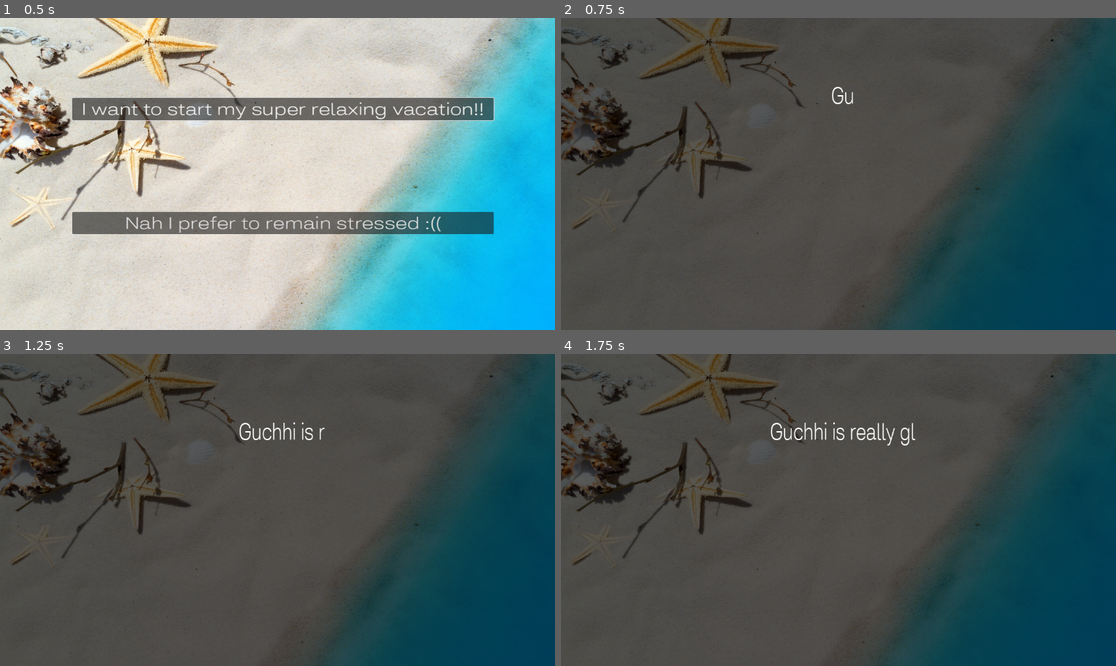
Above: before the commit, frames 1-4 (two rows, left to right).
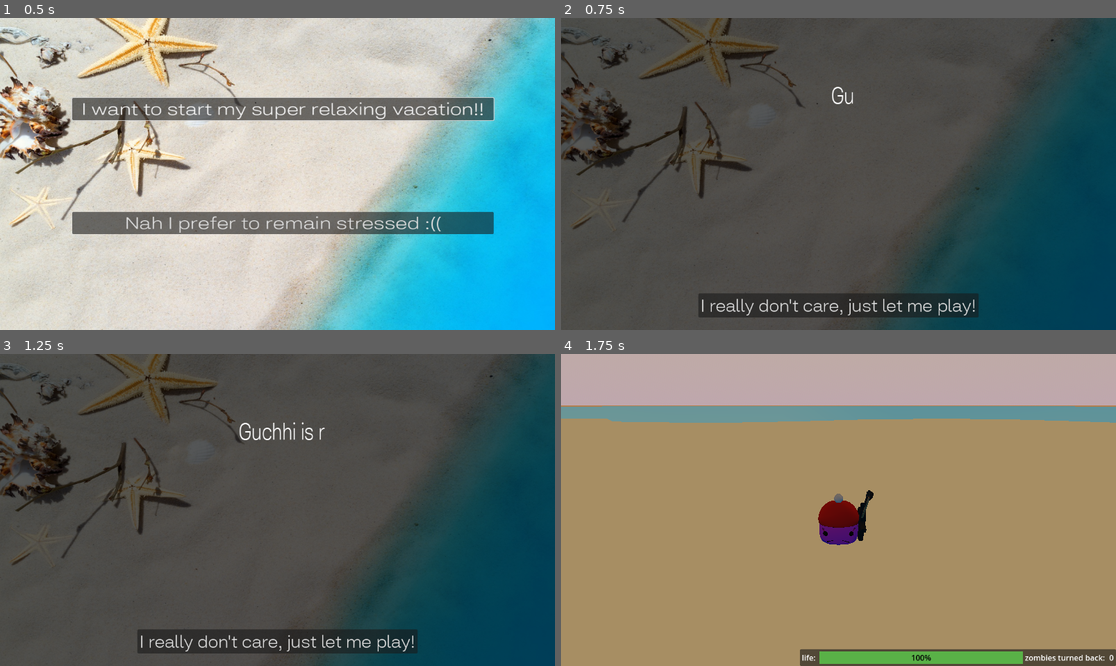
Above: after the commit, the same moments.

Repository: ChickenStorm/epic_game_jam_2023
Game: Godot game, scene res://menu/MainMenu.tscn
Same seed, same stepped clock (60 frames per second), same inputs: the game is played once before the commit and once after it. Sound files missing from this copy of the repository are replaced by a short silence.
Inputs (mouse positions are in pixels of both pictures, inside the frame that each line leads up to):
- Up to frame 1 (0.5 s): no input
- Up to frame 2 (0.75 s): click "I want to start my super rela…" at 0.5 s
- Up to frame 3 (1.25 s): no input
- Up to frame 4 (1.75 s): click (838, 641) at 1.25 s, where only the run after the commit has a clickable "I really don't care, just let…"

Frame 1 is identical in both runs. In frame 2, 3.4% of the frame differs, in the area x 24-76%, y 88-96%; in frame 3, 3.4%; in frame 4, 100%, in the area x 0-100%, y 0-100%.

Commit message:
added skip option on story scene

Diff:
--- a/menu/story/StoryIntro.gd
+++ b/menu/story/StoryIntro.gd
@@ -46,6 +46,7 @@
 func _on_next_msg_timeout():
 	if (current_message == len(messages) - 1):
 		$Start.show()
+		$Skip.hide()
 	else:
 		current_message += 1
 		display = ""
@@ -61,3 +62,7 @@
 
 func _on_start_pressed():
 	get_tree().change_scene_to_file("res://main.tscn")
+
+
+func _on_skip_pressed():
+	get_tree().change_scene_to_file("res://main.tscn")
--- a/menu/story/StoryIntro.tscn
+++ b/menu/story/StoryIntro.tscn
@@ -47,6 +47,23 @@
 horizontal_alignment = 1
 autowrap_mode = 2
 
+[node name="Skip" type="Button" parent="."]
+layout_mode = 1
+anchors_preset = 7
+anchor_left = 0.5
+anchor_top = 1.0
+anchor_right = 0.5
+anchor_bottom = 1.0
+offset_left = -291.0
+offset_top = -76.0
+offset_right = 291.0
+offset_bottom = -26.0
+grow_horizontal = 2
+grow_vertical = 0
+theme_override_fonts/font = ExtResource("2_1m31l")
+theme_override_font_sizes/font_size = 36
+text = "I really don't care, just let me play!"
+
 [node name="TextureRect" type="TextureRect" parent="."]
 show_behind_parent = true
 layout_mode = 1
@@ -74,3 +91,4 @@
 [connection signal="timeout" from="NextChar" to="." method="_on_next_char_timeout"]
 [connection signal="timeout" from="NextMsg" to="." method="_on_next_msg_timeout"]
 [connection signal="pressed" from="Start" to="." method="_on_start_pressed"]
+[connection signal="pressed" from="Skip" to="." method="_on_skip_pressed"]
